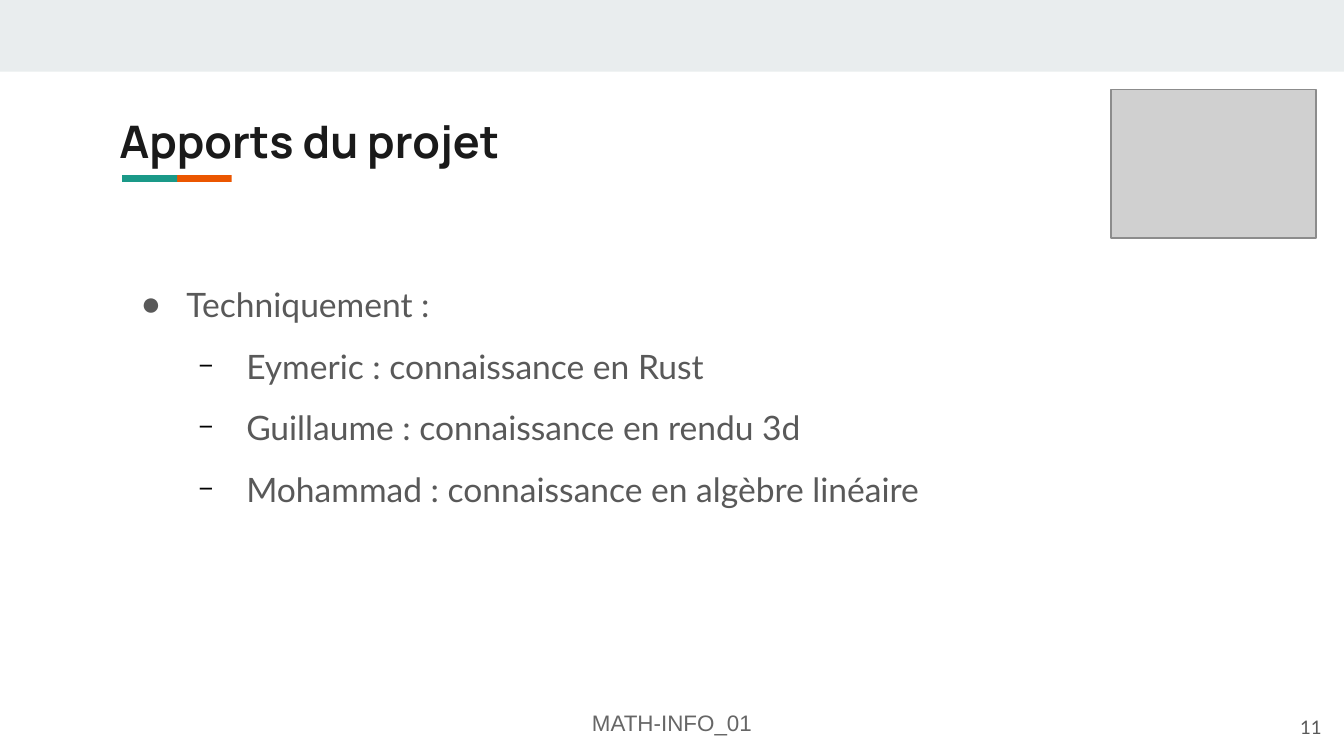
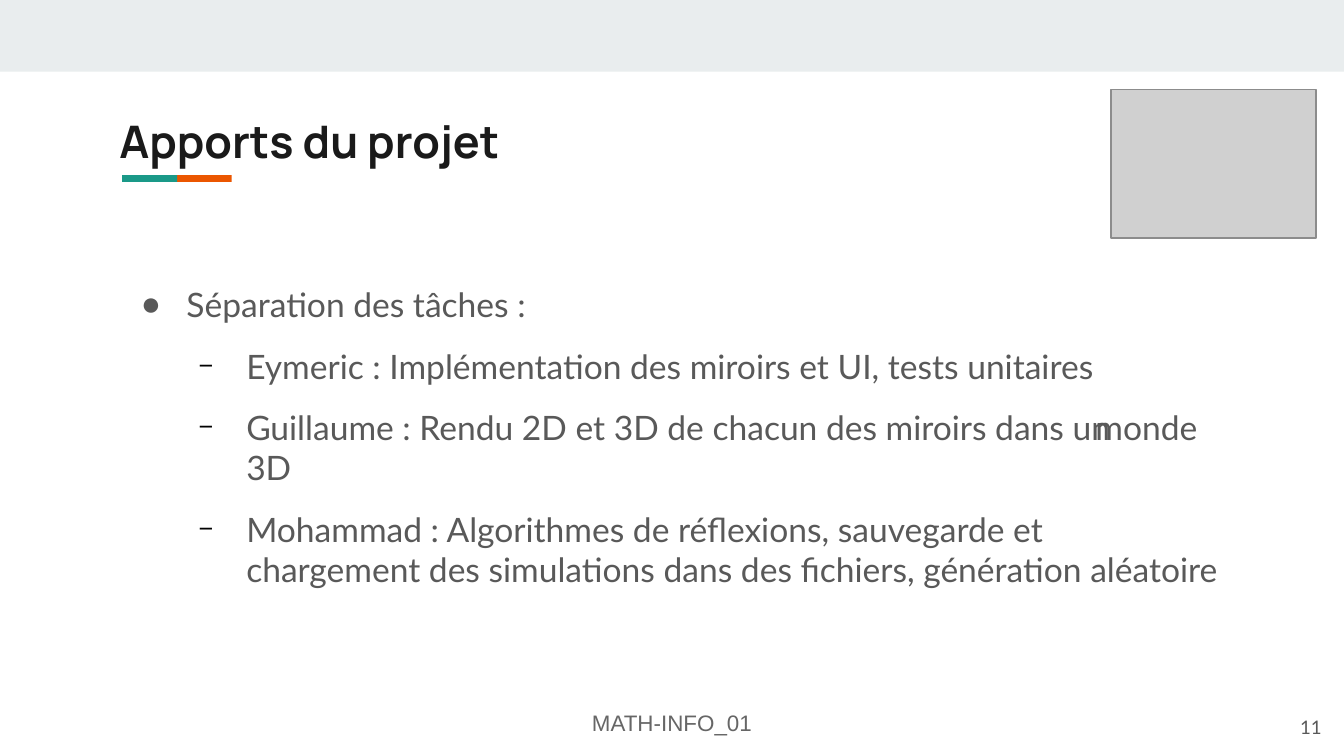
Before and after one commit to FlashOnFire/MirrorVerse, a slide deck: slide 11 of project_managment/pres2/MATH-INFO_01-Présentation-mirror-verse.odp. Drawn at 1344x756 pixels with LibreOffice and Linux fonts; fonts in the diff are those of the drawing; grey boxes stand for pictures. Boxes give left, top, right and bottom in pixels: in the first picture for what was removed or moved away, otherwise in the second. Text is boxed around its words. In the diff, an @@ line names an element or a change of style, - is before the commit and + after.

```diff
--- a/project_managment/pres2/MATH-INFO_01-Présentation-mirror-verse.odp
+++ b/project_managment/pres2/MATH-INFO_01-Présentation-mirror-verse.odp
@@ text at (x1=186, y1=292, x2=1217, y2=588): text changed @@
-● Techniquement :
-  − Eymeric : connaissance en Rust
-  − Guillaume : connaissance en rendu 3d
-  − Mohammad : connaissance en algèbre linéaire
+● Séparation des tâches :
+  − Eymeric : Implémentation des miroirs et UI, tests unitaires
+  − Guillaume : Rendu 2D et 3D de chacun des miroirs dans un monde 3D
+  − Mohammad : Algorithmes de réflexions, sauvegarde et chargement des simulations dans des fichiers, génération aléatoire
```
Also in this commit, not shown: 8 other slides changed, 1 other file.
